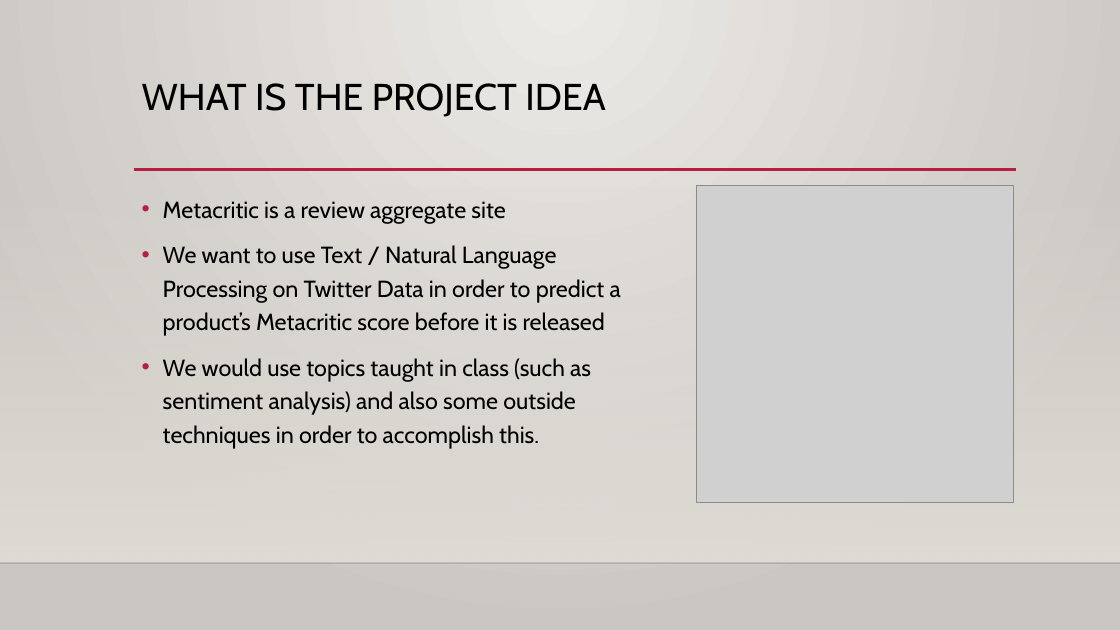
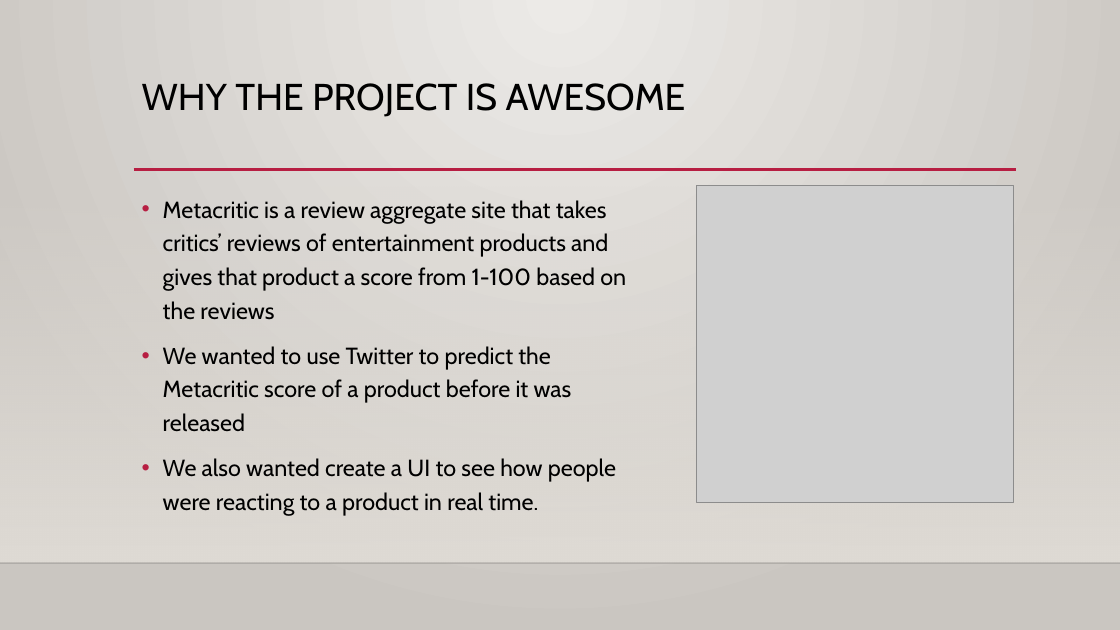
Before and after one commit to amspies/cse408, a slide deck: slide 2 of Project_3_Proposal.pptx. Drawn at 1120x630 pixels with LibreOffice and Linux fonts; fonts in the diff are those of the drawing; grey boxes stand for pictures; background and template pictures are left out. Boxes give left, top, right and bottom in pixels: in the first picture for what was removed or moved away, otherwise in the second. Text is boxed around its words. In the diff, an @@ line names an element or a change of style, - is before the commit and + after.

```diff
--- a/Project_3_Proposal.pptx
+++ b/Project_3_Proposal.pptx
@@ title at [142, 83, 686, 117]: text changed @@
-WHAT IS THE PROJECT IDEA
+WHY THE PROJECT IS AWESOME
@@ text at [163, 200, 626, 516]: text changed @@
-• Metacritic is a review aggregate site
-• We want to use Text / Natural Language Processing on Twitter Data in order to predict a product’s Metacritic score before it is released
-• We would use topics taught in class (such as sentiment analysis) and also some outside techniques in order to accomplish this.
+• Metacritic is a review aggregate site that takes critics’ reviews of entertainment products and gives that product a score from 1-100 based on the reviews
+• We wanted to use Twitter to predict the Metacritic score of a product before it was released
+• We also wanted create a UI to see how people were reacting to a product in real time.
```
Also in this commit, not shown: 4 other slides changed, 8 slides added, 2 slides removed, 3 other files.
